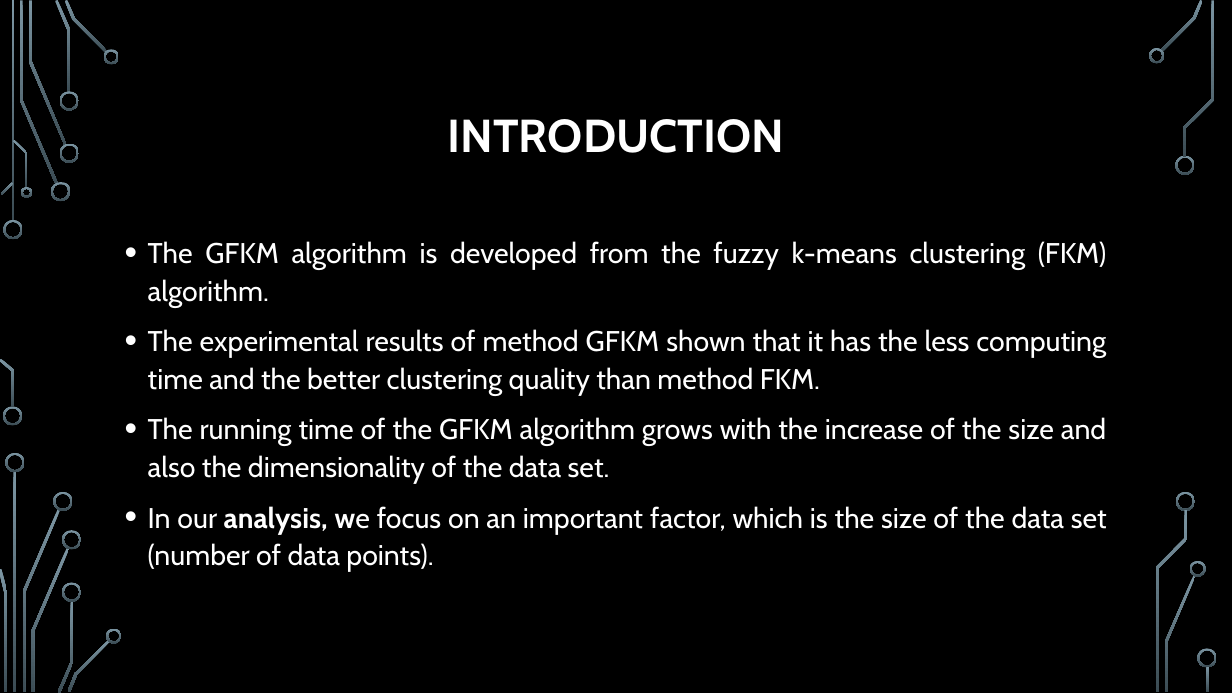
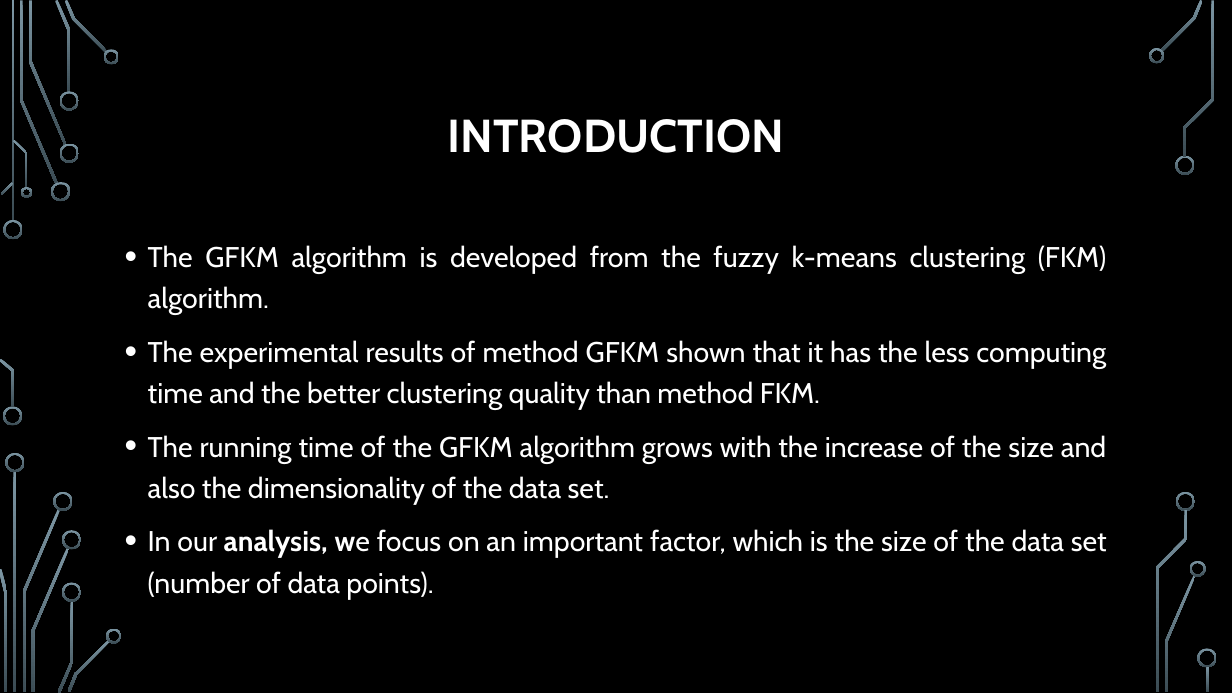
Before and after one commit to trungvdhp/master-ntou, a slide deck: slide 3 of ImageProcessing/Speeding up GFKM.pptx. Drawn at 1232x693 pixels with LibreOffice and Linux fonts; fonts in the diff are those of the drawing; background and template pictures are left out. Boxes give left, top, right and bottom in pixels: in the first picture for what was removed or moved away, otherwise in the second. Text is boxed around its words. In the diff, an @@ line names an element or a change of style, - is before the commit and + after.

```diff
--- a/ImageProcessing/Speeding up GFKM.pptx
+++ b/ImageProcessing/Speeding up GFKM.pptx
@@ text "The GFKM algorithm is developed ..." at [148, 245, 1107, 600]: line spacing 1.1 to 1.2 @@
```
Also in this commit, not shown: 5 other slides changed, 2 slides added, 2 other files.
